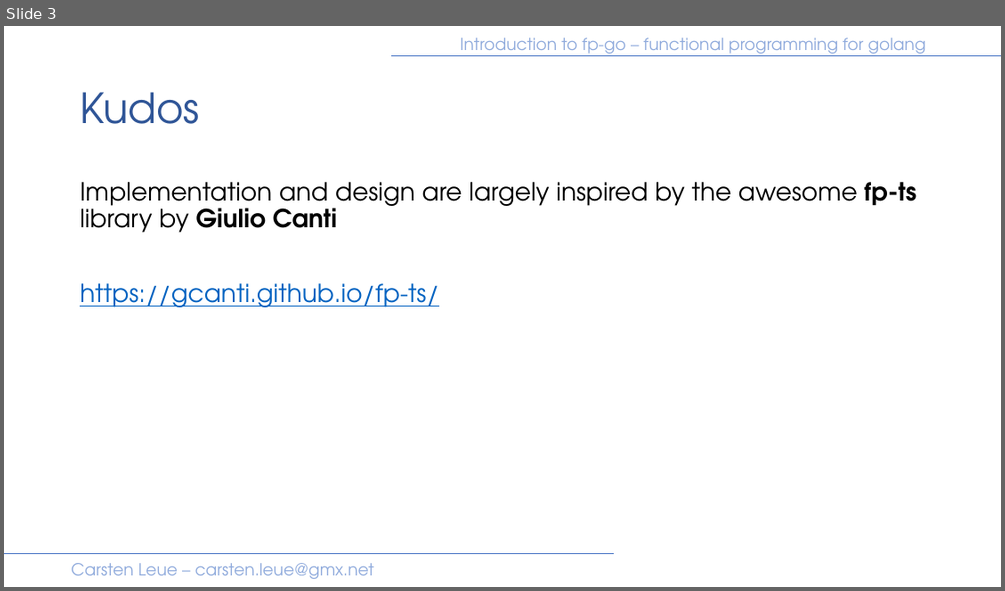
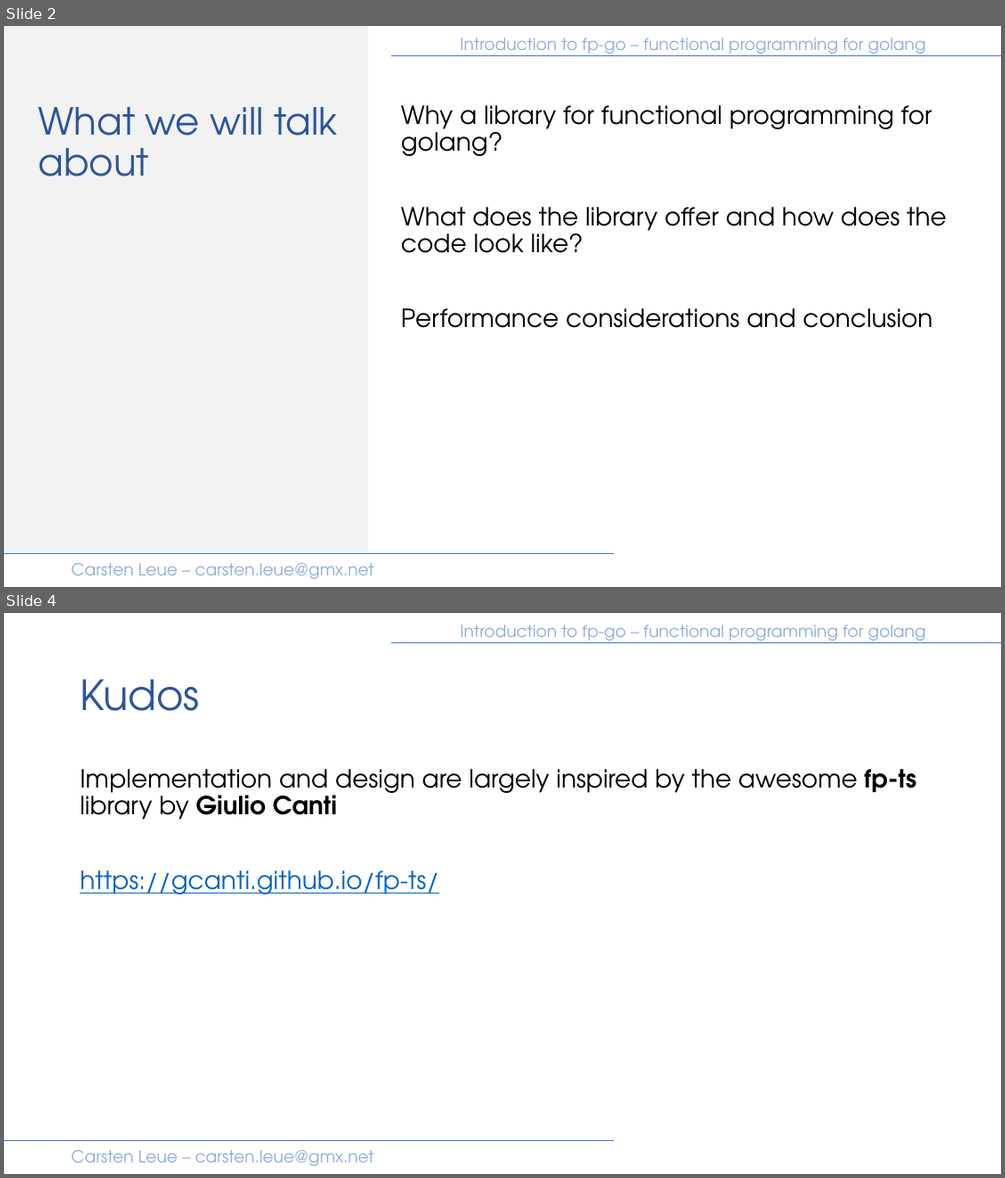
Before and after one commit to IBM/fp-go, a slide deck: samples/presentation/introduction.pptx. Shown one above the other, each under a label of ours: slide 3 before the commit, slides 2 and 4 after it; the slides between them are not shown. The pictures are 1005x591 and 1005x1178 pixels, drawn with LibreOffice and Linux fonts; fonts in the diff are those of the drawing. Boxes give left, top, right and bottom in pixels: in the first picture for what was removed or moved away, otherwise in the second. Text is boxed around its words. In the diff, an @@ line names an element or a change of style, - is before the commit and + after.

```diff
--- a/samples/presentation/introduction.pptx
+++ b/samples/presentation/introduction.pptx
@@ slide 2 added at [4, 26, 1001, 587], background #FFFFFF; not listed: 4 template elements that a slide beside it also shows @@
@@ rectangle added at [4, 26, 368, 553], fill #F2F2F2 @@
@@ text added at [401, 105, 947, 328], 24 pt, text #000000 @@
+Why a library for functional programming for golang?
+What does the library offer and how does the code look like?
+Performance considerations and conclusion
@@ title added at [38, 107, 338, 176], 36 pt, text #2F5597 @@
+What we will talk about
@@ what was slide 3 is now slide 4 @@
```
Also in this commit, not shown: 4 slides changed.
